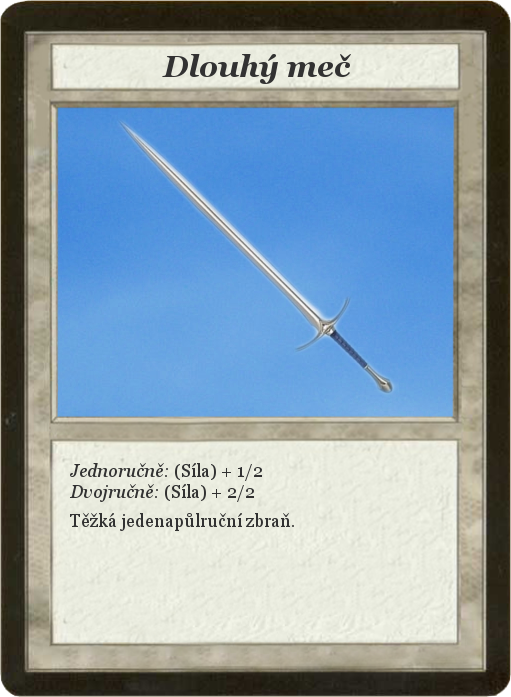
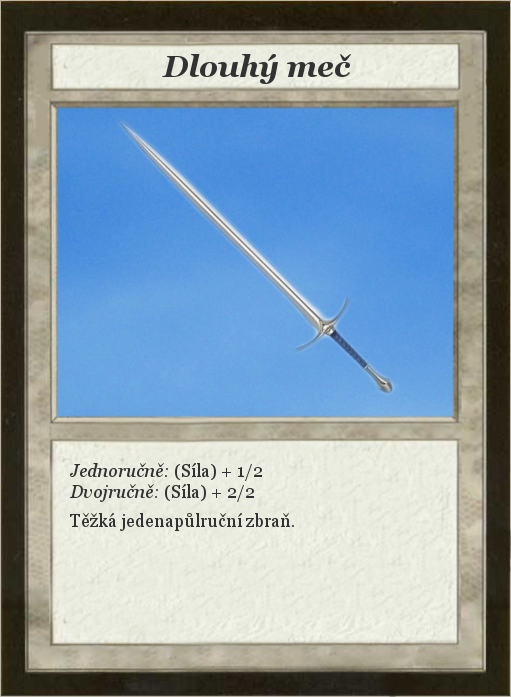
Layer changes from the first w=511, h=697 image to the second:
painted on "Card" over (0, 0, 511, 697)
